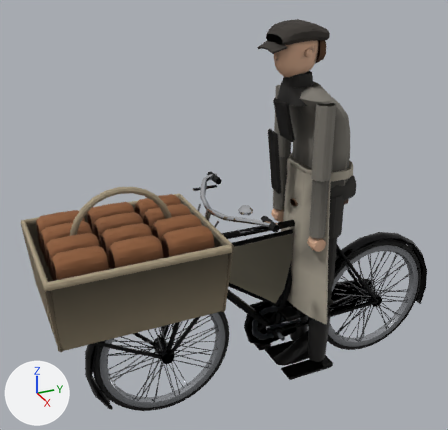
An edit to the glTF model assets/hill/bicycle.glb, drawn before and after from the same camera.
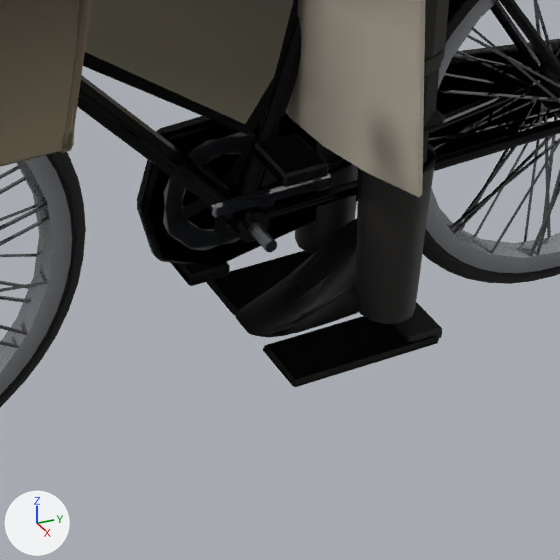
Each version appears first whole from a camera (50 mm lens) standing at (2.25, -1.29, 2.08) and looking at (-0.09, -0.24, 0.91), and next in a close-up on the part from 46% to 82% of the width and 62% to 100% of the height. The axes (+X, +Y, +Z) are drawn at lower left. The lights are the same throughout. The older version's two pictures come first. Where no turn or scale is listed for an object, it has been applied to the vertices. Vertices at exactly the same position are counted once.

The older version as bpy lines, for what is in view:
```python
ob_body_001 = bpy.data.objects.new('body.001', me_body_001)
ob_body_001.location = (0.0, 0.0, 0.0)
ob_foot_l = bpy.data.objects.new('foot_l', me_foot_l)
ob_foot_l.location = (0.09, 0.2, 0.12)
ob_foot_l_001 = bpy.data.objects.new('foot_l.001', me_foot_l_001)
ob_foot_l_001.location = (0.09, 0.2, 0.12)
ob_foot_r = bpy.data.objects.new('foot_r', me_foot_r)
ob_foot_r.location = (-0.09, 0.2, 0.12)
ob_foot_r_001 = bpy.data.objects.new('foot_r.001', me_foot_r_001)
ob_foot_r_001.location = (-0.09, 0.2, 0.12)
# also in view: 'apron_hem' at (0.0, 0.11, 0.57); 'wheel_front.001' at (0.0, -0.58, 0.33); 'shin_l.001' at (0.09, 0.2, 0.34); 'wheel_rear' at (0.0, 0.57, 0.33); 'cranks' at (0.0, 0.0, 0.28)
```
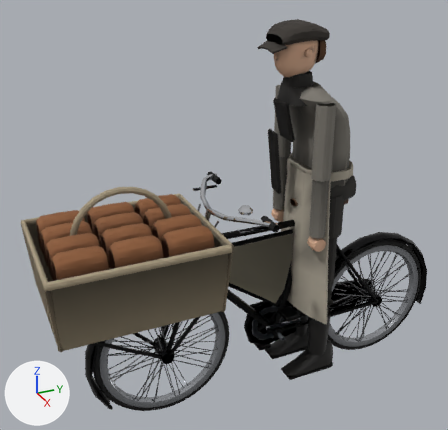
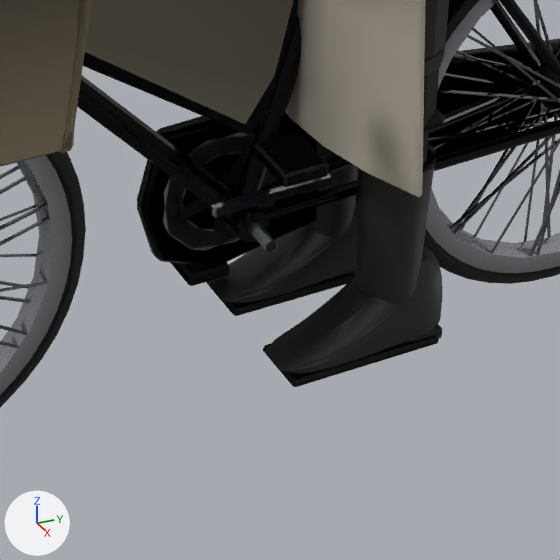
Patch to the scene script:
```diff
--- a/assets/hill/bicycle.glb.py
+++ b/assets/hill/bicycle.glb.py
@@ me_foot_l @@
 # used by ob_foot_l; location = (0.09, 0.2, 0.12)
-me_foot_l.from_pydata(...)  # 80 vertices, 152 faces; spans x -0.137..0.048, y -0.19..0.075, z -0.065..0.08
+me_foot_l.from_pydata(...)  # 80 vertices, 152 faces; spans x -0.048..0.048, y -0.19..0.075, z -0.065..0.08
+# me_foot_l part 1: the loose piece of 56 vertices spanning x -0.137..-0.043, y -0.19..0.075, z -0.053..0.08 is moved by (0.09, 0.0, 0.0)
 me_foot_l.materials.append(mat_boot)
@@ me_foot_r @@
 # used by ob_foot_r; location = (-0.09, 0.2, 0.12)
-me_foot_r.from_pydata(...)  # 80 vertices, 152 faces; spans x -0.048..0.137, y -0.19..0.075, z -0.065..0.08
+me_foot_r.from_pydata(...)  # 80 vertices, 152 faces; spans x -0.048..0.048, y -0.19..0.075, z -0.065..0.08
+# me_foot_r part 2: the loose piece of 56 vertices spanning x 0.043..0.137, y -0.19..0.075, z -0.053..0.08 is moved by (-0.09, 0.0, 0.0)
 me_foot_r.materials.append(mat_boot)
@@ me_foot_l_001 @@
 # used by ob_foot_l_001; location = (0.09, 0.2, 0.12)
-me_foot_l_001.from_pydata(...)  # 230 vertices, 448 faces; spans x -0.139..0.048, y -0.19..0.08, z -0.065..0.085
+me_foot_l_001.from_pydata(...)  # 230 vertices, 448 faces; spans x -0.049..0.049, y -0.19..0.08, z -0.065..0.085
+# me_foot_l_001 part 3: the loose piece of 182 vertices spanning x -0.139..-0.042, y -0.19..0.075, z -0.054..0.085 is moved by (0.09, 0.0, 0.0)
 me_foot_l_001.materials.append(mat_boot)
@@ me_foot_r_001 @@
 # used by ob_foot_r_001; location = (-0.09, 0.2, 0.12)
-me_foot_r_001.from_pydata(...)  # 230 vertices, 448 faces; spans x -0.048..0.139, y -0.19..0.08, z -0.065..0.085
+me_foot_r_001.from_pydata(...)  # 230 vertices, 448 faces; spans x -0.049..0.049, y -0.19..0.08, z -0.065..0.085
+# me_foot_r_001 part 4: the loose piece of 182 vertices spanning x 0.042..0.139, y -0.19..0.075, z -0.054..0.085 is moved by (-0.09, 0.0, 0.0)
 me_foot_r_001.materials.append(mat_boot)
```

Changed parts and their boxes [x1, y1, x2, y2] in the close-ups (560 x 560 px; the box of a moved part takes in the faces that stretch with it):
'foot_l.001', reshaped: before [263, 302, 442, 387]; after [263, 247, 442, 387]
'foot_r.001', reshaped: before [207, 218, 359, 338]; after [207, 201, 358, 316]
'foot_l', reshaped: before [236, 222, 358, 338]; after [265, 257, 443, 374]
'foot_r', reshaped (not visible before): after [208, 229, 357, 299]
part 3 of me_foot_l_001, moved or reshaped (not visible before): after [265, 247, 442, 374]
part 4 of me_foot_r_001, moved or reshaped: before [235, 218, 359, 338]; after [213, 201, 358, 303]
